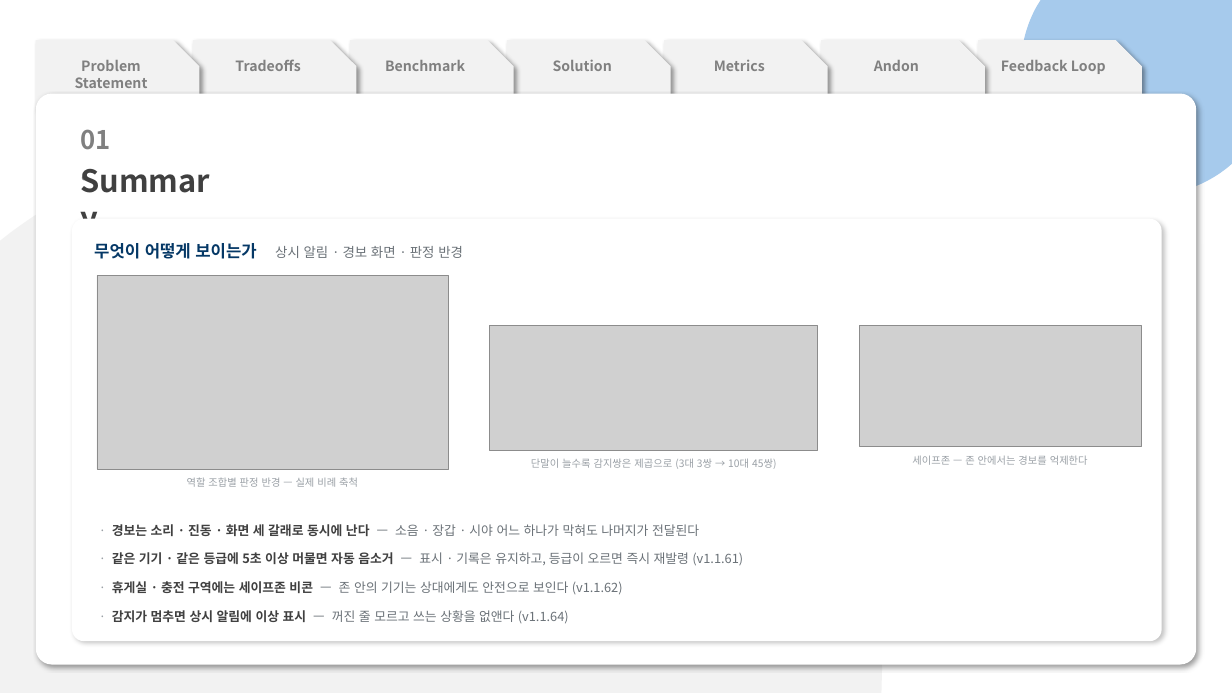
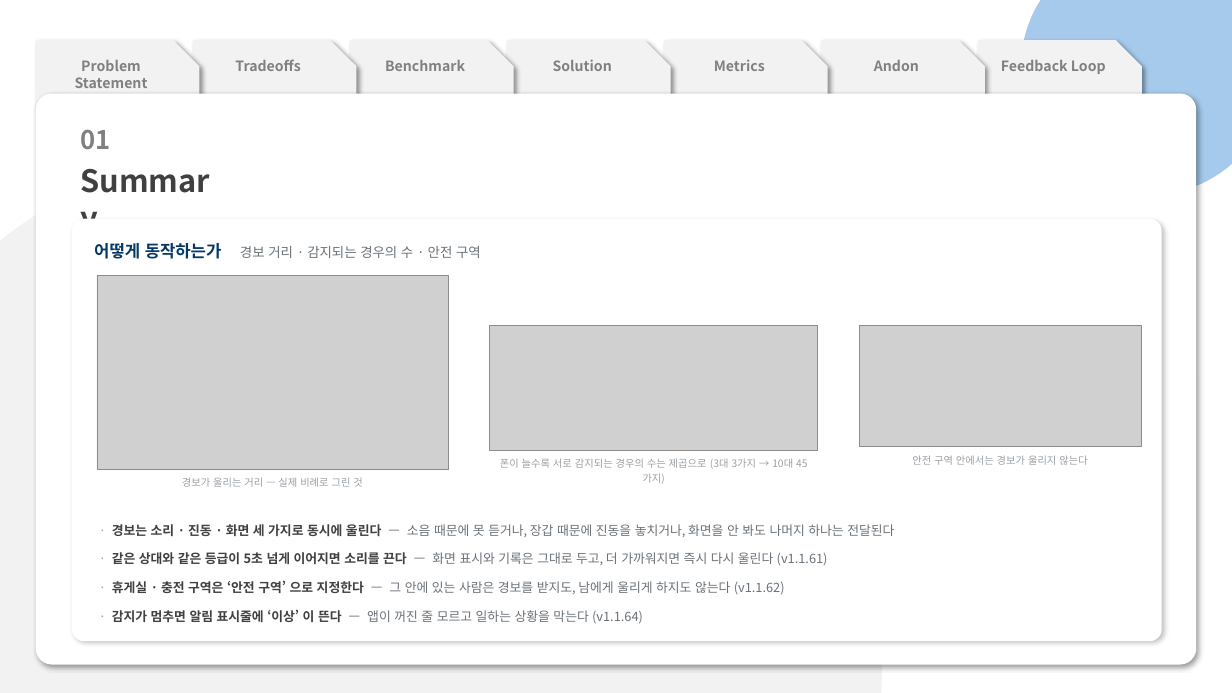
Before and after one commit to pslymzero-cyber/SafeAlert, a slide deck: slide 4 of docs/presentation/contest/SafeAlert_CouSolve_Contest.pptx. Drawn at 1232x693 pixels with LibreOffice and Linux fonts; fonts in the diff are those of the drawing; grey boxes stand for pictures. Boxes give left, top, right and bottom in pixels: in the first picture for what was removed or moved away, otherwise in the second. Text is boxed around its words. In the diff, an @@ line names an element or a change of style, - is before the commit and + after.

```diff
--- a/docs/presentation/contest/SafeAlert_CouSolve_Contest.pptx
+++ b/docs/presentation/contest/SafeAlert_CouSolve_Contest.pptx
@@ text at (x1=94, y1=243, x2=481, y2=259): text changed @@
-무엇이 어떻게 보이는가 상시 알림 · 경보 화면 · 판정 반경
+어떻게 동작하는가 경보 거리 · 감지되는 경우의 수 · 안전 구역
@@ text at (x1=182, y1=477, x2=362, y2=487): text changed @@
-역할 조합별 판정 반경 — 실제 비례 축척
+경보가 울리는 거리 — 실제 비례로 그린 것
@@ text at (x1=500, y1=458, x2=793, y2=469): text changed @@
-단말이 늘수록 감지쌍은 제곱으로 (3대 3쌍 → 10대 45쌍)
+폰이 늘수록 서로 감지되는 경우의 수는 제곱으로 (3대 3가지 → 10대 45가지)
@@ text at (x1=912, y1=455, x2=1087, y2=465): text changed @@
-세이프존 — 존 안에서는 경보를 억제한다
+안전 구역 안에서는 경보가 울리지 않는다
@@ text at (x1=112, y1=524, x2=894, y2=537): text changed @@
-· 경보는 소리 · 진동 · 화면 세 갈래로 동시에 난다 — 소음 · 장갑 · 시야 어느 하나가 막혀도 나머지가 전달된다
+· 경보는 소리 · 진동 · 화면 세 가지로 동시에 울린다 — 소음 때문에 못 듣거나, 장갑 때문에 진동을 놓치거나, 화면을 안 봐도 나머지 하나는 전달된다
@@ text at (x1=112, y1=552, x2=828, y2=565): text changed @@
-· 같은 기기 · 같은 등급에 5초 이상 머물면 자동 음소거 — 표시 · 기록은 유지하고, 등급이 오르면 즉시 재발령 (v1.1.61)
+· 같은 상대와 같은 등급이 5초 넘게 이어지면 소리를 끈다 — 화면 표시와 기록은 그대로 두고, 더 가까워지면 즉시 다시 울린다 (v1.1.61)
@@ text at (x1=112, y1=581, x2=785, y2=594): text changed @@
-· 휴게실 · 충전 구역에는 세이프존 비콘 — 존 안의 기기는 상대에게도 안전으로 보인다 (v1.1.62)
+· 휴게실 · 충전 구역은 ‘안전 구역’ 으로 지정한다 — 그 안에 있는 사람은 경보를 받지도, 남에게 울리게 하지도 않는다 (v1.1.62)
@@ text at (x1=112, y1=610, x2=643, y2=624): text changed @@
-· 감지가 멈추면 상시 알림에 이상 표시 — 꺼진 줄 모르고 쓰는 상황을 없앤다 (v1.1.64)
+· 감지가 멈추면 알림 표시줄에 ‘이상’ 이 뜬다 — 앱이 꺼진 줄 모르고 일하는 상황을 막는다 (v1.1.64)
```
Also in this commit, not shown: 13 other slides changed, 2 other files.
